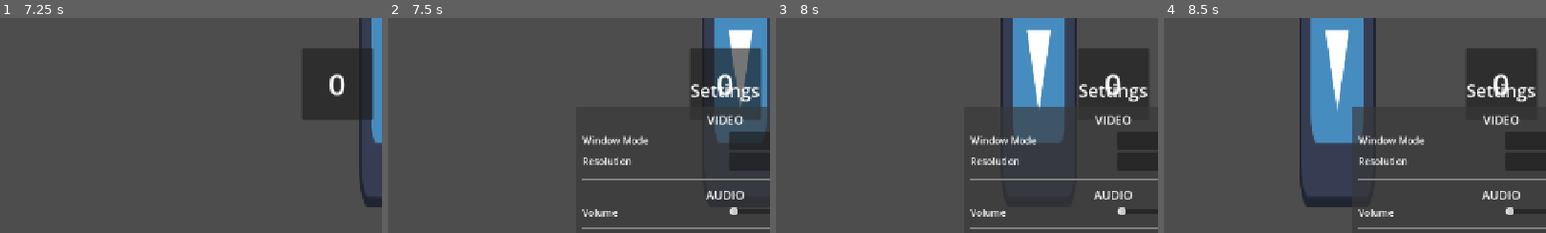
Above: before the commit, frames 1-4 (left to right).
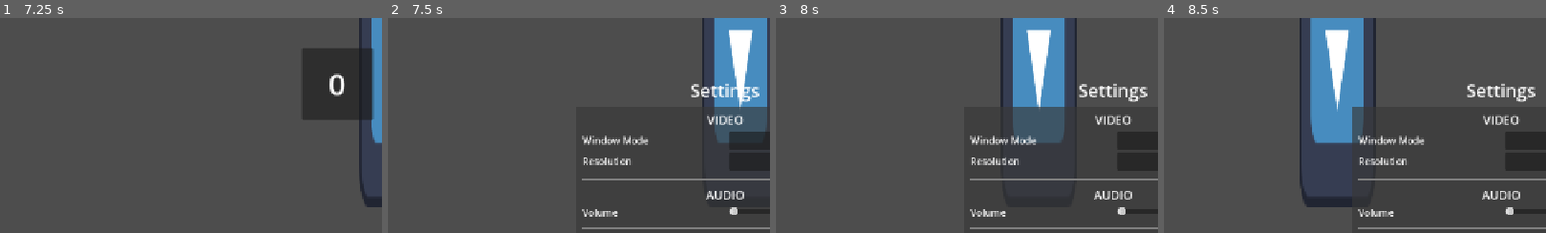
Above: after the commit, the same moments.

Repository: PerroBetto/FlappyLearn-Flappy-bird-clone-to-learn-GODOT-
Game: Godot game, scene res://Scenes/level.tscn
The game is run twice, just before and just after one commit, with the same random seed, the same clock (stepped at 60 frames per second) and the same inputs. This scene is started directly instead of the project's main scene. The engine's default icon, where the game draws it, is replaced by a stand-in: a white triangle on a blue panel in a dark square.
Inputs:
- Up to frame 1 (7.25 s): tap Enter (ui_accept) at 0.5, 0.77, 1.07, 1.52, 1.82, 3.02, 3.32, 4.52, 4.82, 6.02, 6.32 s; click "Start Over" at 3.5 s; tap Escape (ui_cancel) at 4.9 s; click "Start Over" at 5 s
- Up to frame 2 (7.5 s): click "Settings" at 7.25 s
- Up to frame 3 (8 s): no input
- Up to frame 4 (8.5 s): click "Apply Changes" at 8 s
The pictures show only the part of the screen within x 6-56%, y 0-50%; the shares and areas given below are measured in that part.

Frame 1 is identical in both runs. In frame 2, 5.3% of the frame differs, in the area x 79-98%, y 13-48%; in frame 3, 4.3%; in frame 4, 4.3%.

Commit message:
Updated level to hide scoreboard when settings are opened.

Diff:
--- a/Scripts/UI/pause_menu.gd
+++ b/Scripts/UI/pause_menu.gd
@@ -1,4 +1,5 @@
 extends Control
+signal transition
 
 var settingsBoxPreload : PackedScene = preload("res://Scenes/UI/settings.tscn")
 var settingsBox : Control;
@@ -70,9 +71,15 @@
 	settingsBox = settingsBoxPreload.instantiate()
 	add_child(settingsBox)
 	settingsBox.back.connect(_close_settings)
+	transition.emit()
 
 func _close_settings():
 	settingsBox.back.disconnect(_close_settings)
 	settingsBox.queue_free()
 	settingsBox = null
 	currMenu = Menus.MAIN
+	transition.emit()
+
+
+func get_current_menu() -> Menus:
+	return currMenu
--- a/Scripts/UI/settings.gd
+++ b/Scripts/UI/settings.gd
@@ -8,7 +8,7 @@
 var Volume : float;
 
 func _ready():
-	var values = Globals.load_settings()
+	var values = Globals.get_settings()
 	print(values)
 	pass
 
@@ -17,7 +17,8 @@
 
 
 func _on_apply_pressed():
-	Globals.save_settings()
+	var dogs = [1, 2, 3]
+	Globals.save_settings(dogs)
 
 
 func _on_reset_save_pressed():
--- a/Scripts/globals.gd
+++ b/Scripts/globals.gd
@@ -41,7 +41,7 @@
 #
 # Settings file IO data
 #
-func save_settings():
+func save_settings(values : Array):
 
 	# Use JSON to store the settings data as key-value pairs(?)
 	# Ensure you open and close the file, that everything workds and it all makes sense
@@ -53,6 +53,9 @@
 
 	settingsFile.close()
 
-func load_settings() -> Array:
+func get_settings() -> Array:
 	var array = [1,2,3]
 	return array
+
+func load_settings():
+	pass
--- a/Scripts/levelControl.gd
+++ b/Scripts/levelControl.gd
@@ -20,6 +20,7 @@
 	BIRD.position = Vector2(PlayerXPos, 200) #200 == center
 	BIRD.pointUP.connect(incrementPoints)
 	BIRD.killed.connect(endGame)
+	PauseMenu.transition.connect(score_transition)
 	wallTimer.start(0.1)
 	BIRD.state = BIRD.STATE.ALIVE
 
@@ -60,3 +61,9 @@
 func pause_play():
 	Globals.Paused = !Globals.Paused
 	wallTimer.paused = Globals.Paused
+
+func score_transition():
+	if(PauseMenu.call("get_current_menu") == PauseMenu.Menus.SETTINGS):
+		ScoreBoard.hide()
+	elif(PauseMenu.call("get_current_menu") == PauseMenu.Menus.MAIN):
+		ScoreBoard.show()
